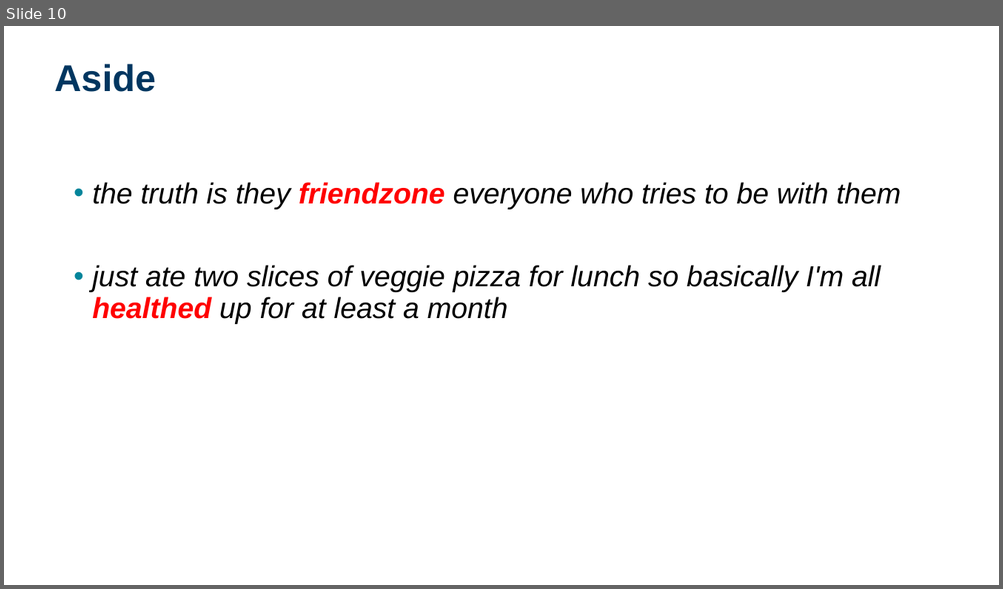
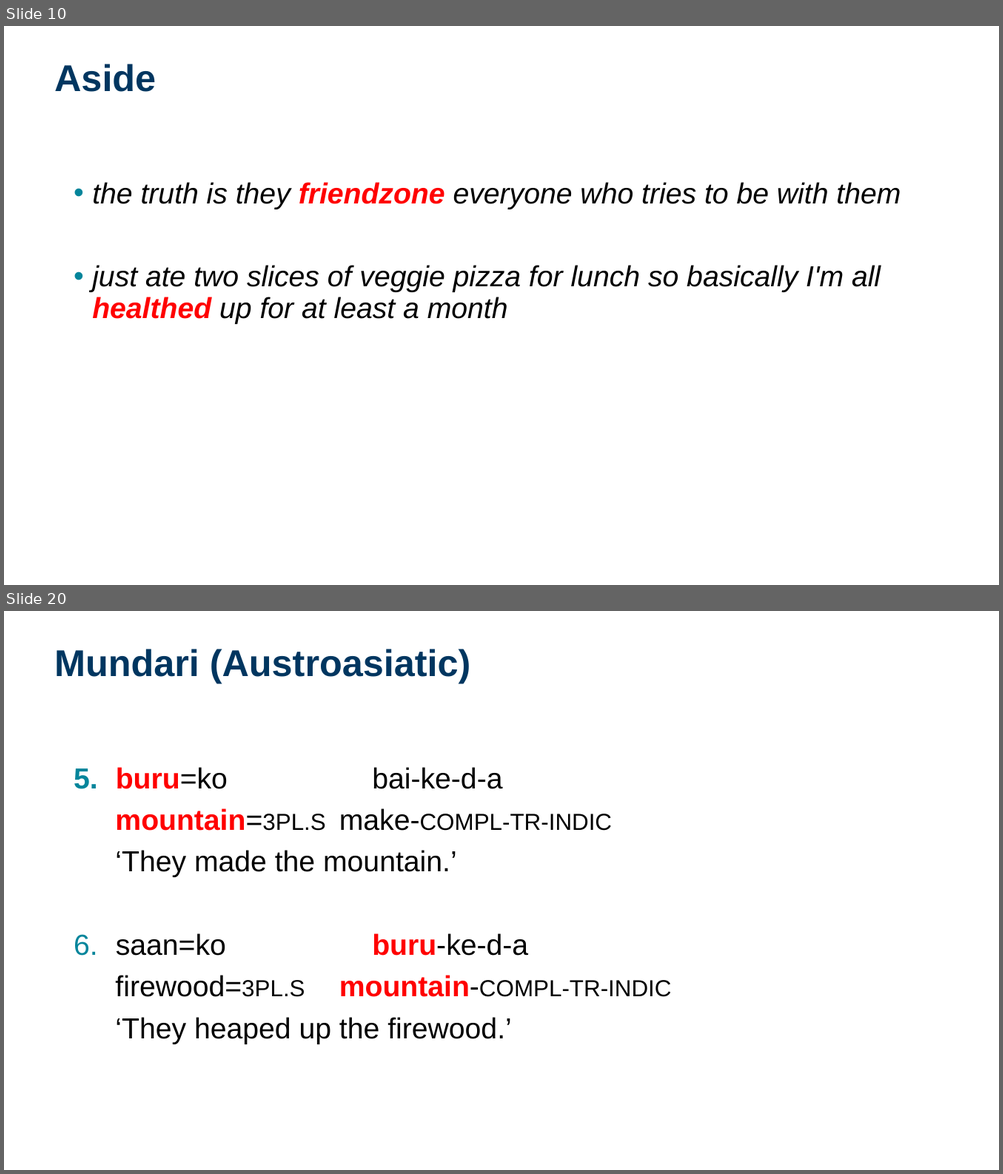
Before and after one commit to dwhieb/dissertation, a slide deck: presentations/Hieber. 2019. Lexical flexibility in English.pptx. Shown one above the other, each under a label of ours: slide 10 before the commit, slides 10 and 20 after it; the slides between them are not shown. The pictures are 1003x589 and 1003x1174 pixels, drawn with LibreOffice and Linux fonts; fonts in the diff are those of the drawing; background and template pictures are left out. Boxes give left, top, right and bottom in pixels: in the first picture for what was removed or moved away, otherwise in the second. Text is boxed around its words. In the diff, an @@ line names an element or a change of style, - is before the commit and + after.

```diff
--- a/presentations/Hieber. 2019. Lexical flexibility in English.pptx
+++ b/presentations/Hieber. 2019. Lexical flexibility in English.pptx
@@ slide 20 added at (4,611,999,1170), background #FFFFFF @@
@@ title added at (54,649,471,684), 36 pt, text #003660, bold @@
+Mundari (Austroasiatic)
@@ text added at (115,767,671,1045), 28 pt, text #000000 @@
+5. buru=ko bai-ke-d-a
+mountain=3pl.s make-compl‑tr‑indic
+‘They made the mountain.’
+6. saan=ko buru-ke-d-a
+firewood=3pl.s mountain‑compl‑tr‑indic
+‘They heaped up the firewood.’
```
Also in this commit, not shown: 42 other slides added, 1 other file.
